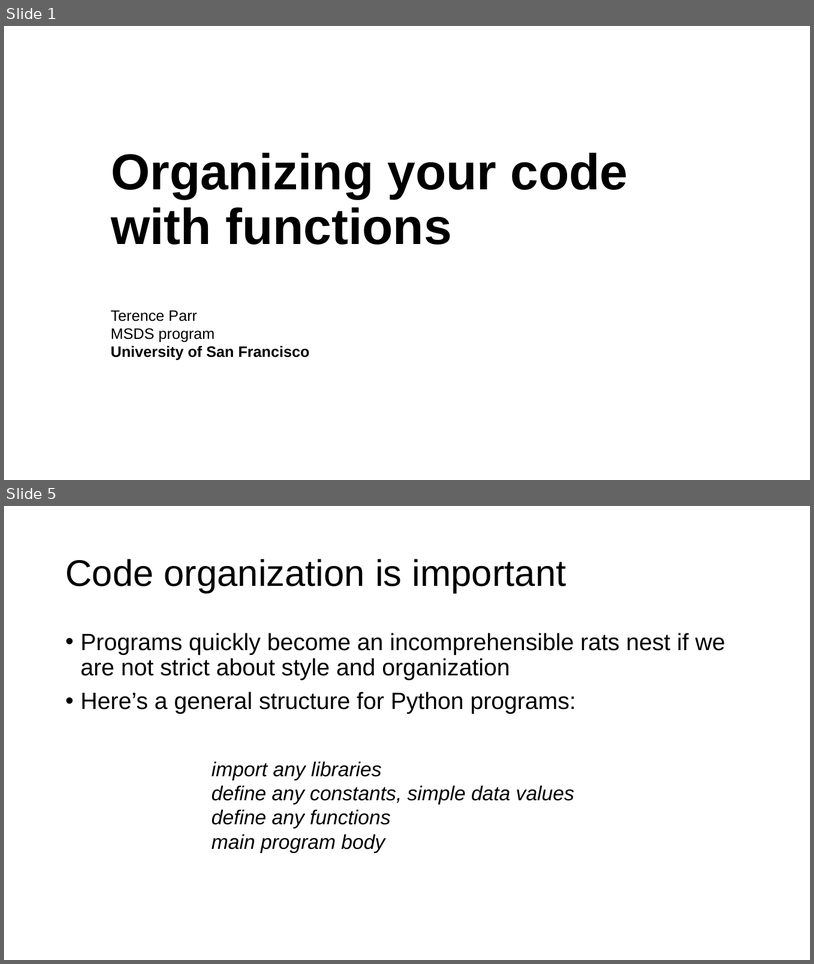
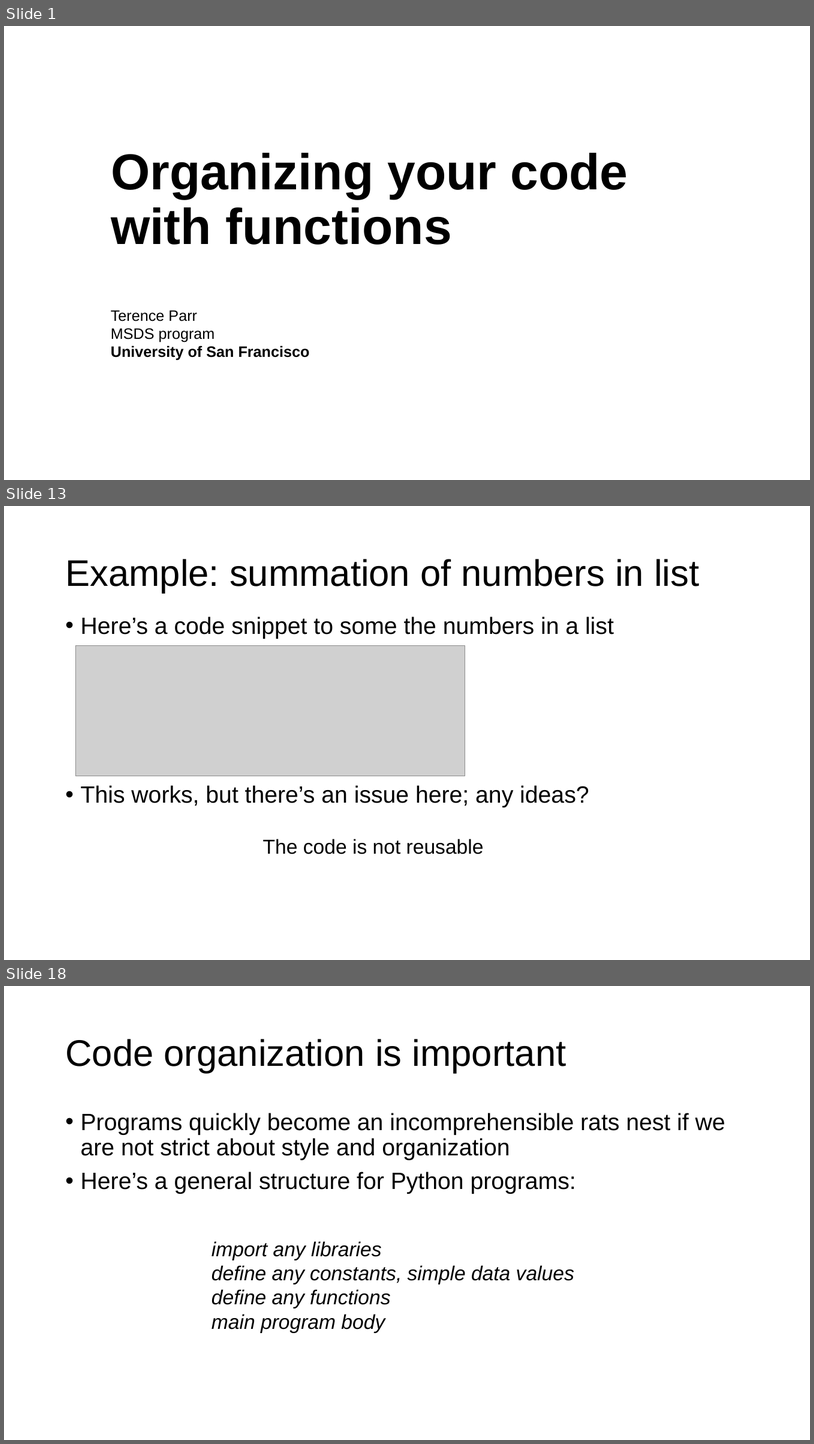
Before and after one commit to parrt/msds501, a slide deck: slides/functions.pptx. Shown one above the other, each under a label of ours: slides 1 and 5 before the commit, slides 1, 13 and 18 after it; the slides between them are not shown. The pictures are 814x964 and 814x1444 pixels, drawn with LibreOffice and Linux fonts; fonts in the diff are those of the drawing; grey boxes stand for pictures; background and template pictures are left out. Boxes give left, top, right and bottom in pixels: in the first picture for what was removed or moved away, otherwise in the second. Text is boxed around its words. In the diff, an @@ line names an element or a change of style, - is before the commit and + after.

```diff
--- a/slides/functions.pptx
+++ b/slides/functions.pptx
@@ slide 13 added at [4,506,810,960], background #FFFFFF @@
@@ title added at [65,559,699,593], 44 pt, text #000000 @@
+Example: summation of numbers in list
@@ text added at [81,616,614,807], 28 pt, text #000000 @@
+• Here’s a code snippet to some the numbers in a list
+• This works, but there’s an issue here; any ideas?
@@ picture added at [75,645,465,775] @@
@@ text added at [263,838,484,854], 24 pt, text #000000 @@
+The code is not reusable
@@ what was slide 5 is now slide 18 @@
```
Also in this commit, not shown: 3 slides changed, 12 other slides added, 2 other files.
